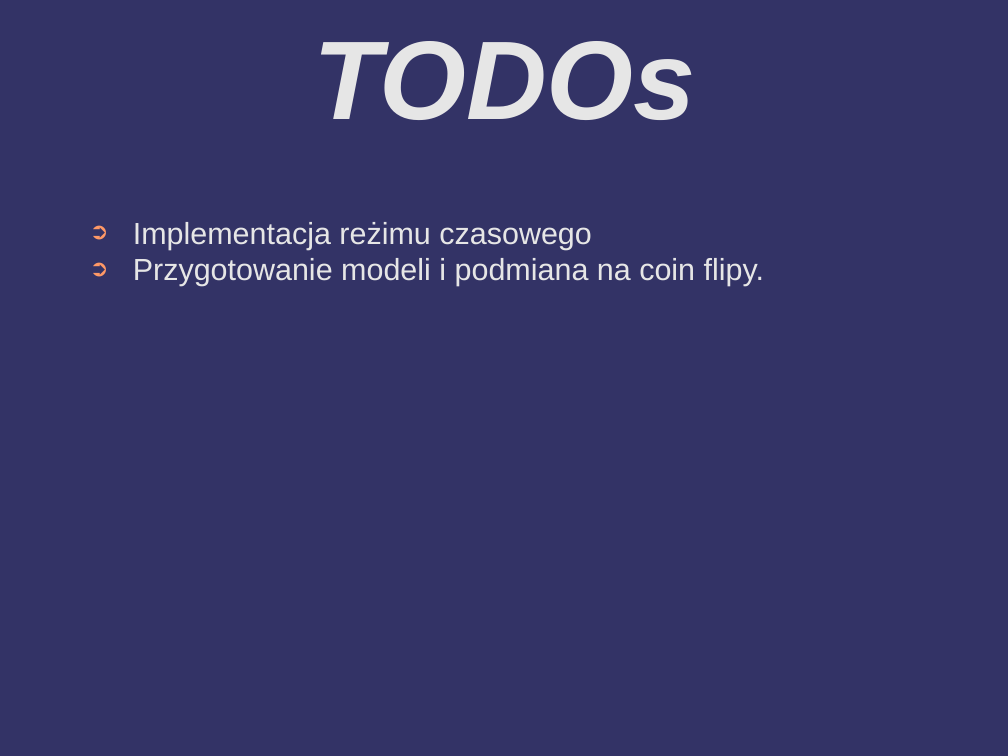
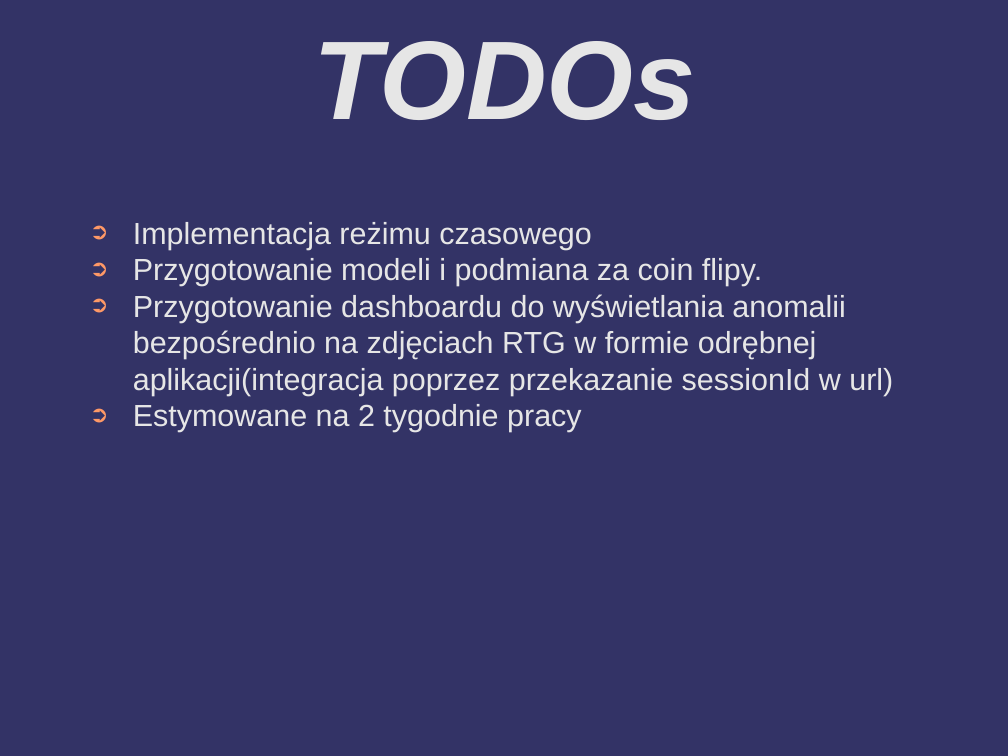
Before and after one commit to barimale/HackNation2025-anomaly-detector, a slide deck: slide 10 of presentation/hackNation2025 - prezentacja - Mateusz Wolnica.odp (slide 7 before the commit). Drawn at 1008x756 pixels with LibreOffice and Linux fonts; fonts in the diff are those of the drawing; background and template pictures are left out. Boxes give left, top, right and bottom in pixels: in the first picture for what was removed or moved away, otherwise in the second. Text is boxed around its words. In the diff, an @@ line names an element or a change of style, - is before the commit and + after.

```diff
--- a/presentation/hackNation2025 - prezentacja - Mateusz Wolnica.odp
+++ b/presentation/hackNation2025 - prezentacja - Mateusz Wolnica.odp
@@ text at (133, 258, 893, 432): text changed @@
-➲ Przygotowanie modeli i podmiana na coin flipy.
+➲ Przygotowanie modeli i podmiana za coin flipy.
+➲ Przygotowanie dashboardu do wyświetlania anomalii bezpośrednio na zdjęciach RTG w formie odrębnej aplikacji(integracja poprzez przekazanie sessionId w url)
+➲ Estymowane na 2 tygodnie pracy
```
Also in this commit, not shown: 2 other slides changed, 3 slides added, 2 other files.
